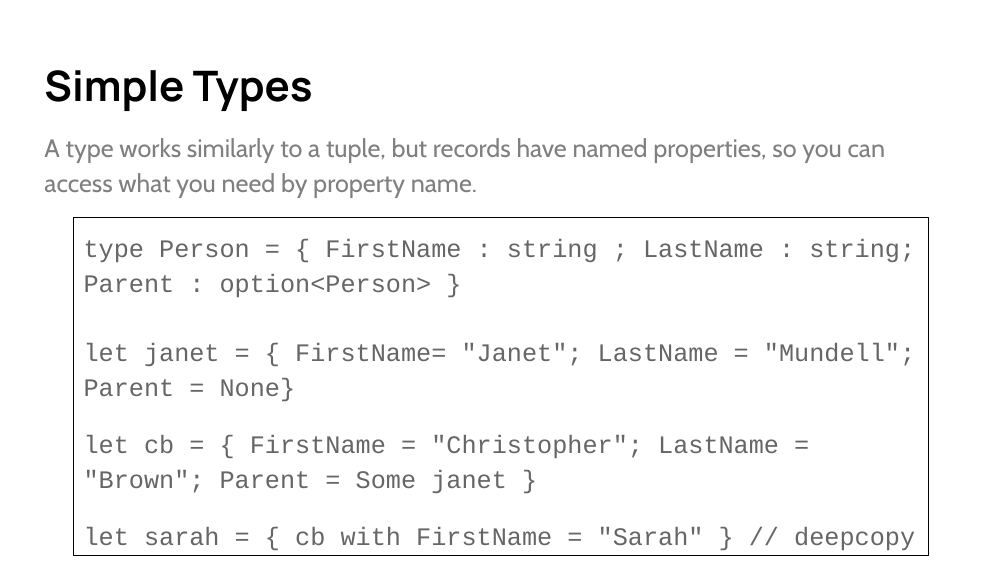
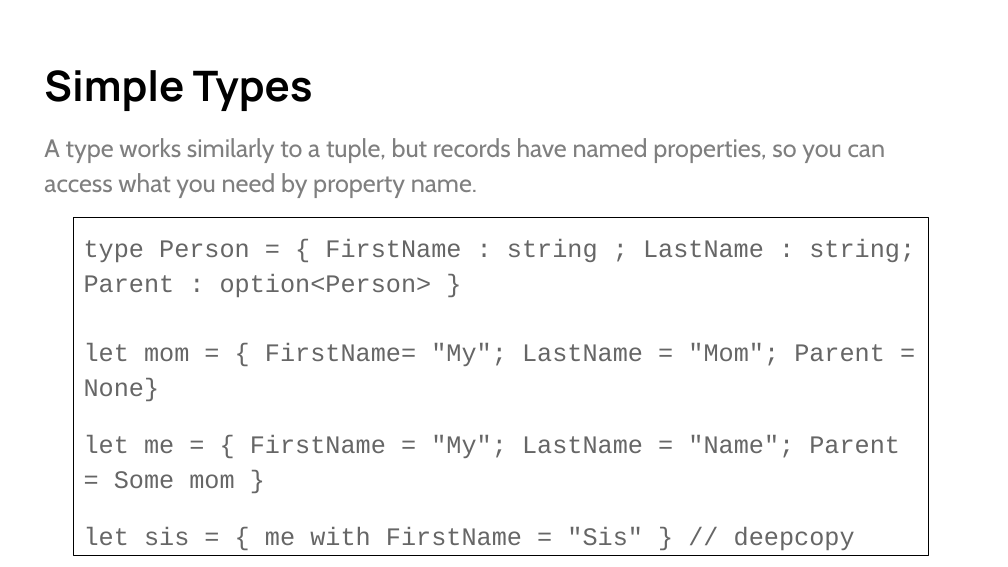
Before and after one commit to cmbrown1598/fsDemo, a slide deck: slide 43 of Intro to F# - Quick.pptx. Drawn at 1008x567 pixels with LibreOffice and Linux fonts; fonts in the diff are those of the drawing. Boxes give left, top, right and bottom in pixels: in the first picture for what was removed or moved away, otherwise in the second. Text is boxed around its words. In the diff, an @@ line names an element or a change of style, - is before the commit and + after.

```diff
--- a/Intro to F# - Quick.pptx
+++ b/Intro to F# - Quick.pptx
@@ text at (x1=84, y1=239, x2=915, y2=550): text changed @@
-type Person = { FirstName : string ; LastName : string; Parent : option<Person> }
-let janet = { FirstName= "Janet"; LastName = "Mundell"; Parent = None}
-let cb = { FirstName = "Christopher"; LastName = "Brown"; Parent = Some janet }
-let sarah = { cb with FirstName = "Sarah" } // deepcopy
+type Person = { FirstName : string ; LastName : string; Parent : option<Person> }
+let mom = { FirstName= "My"; LastName = "Mom"; Parent = None}
+let me = { FirstName = "My"; LastName = "Name"; Parent = Some mom }
+let sis = { me with FirstName = "Sis" } // deepcopy
```
Also in this commit, not shown: 13 other slides changed, 1 slide removed, 1 other file.
